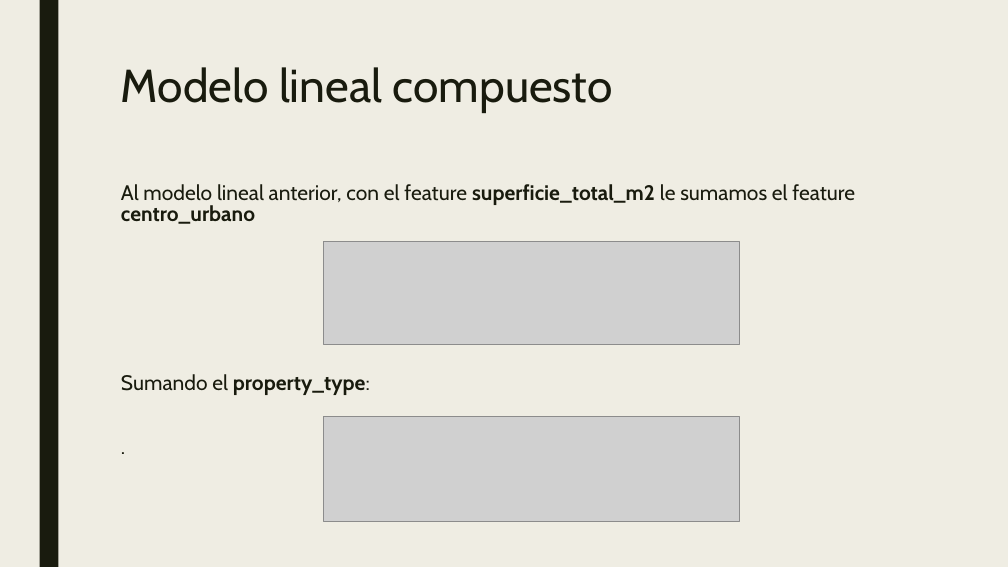
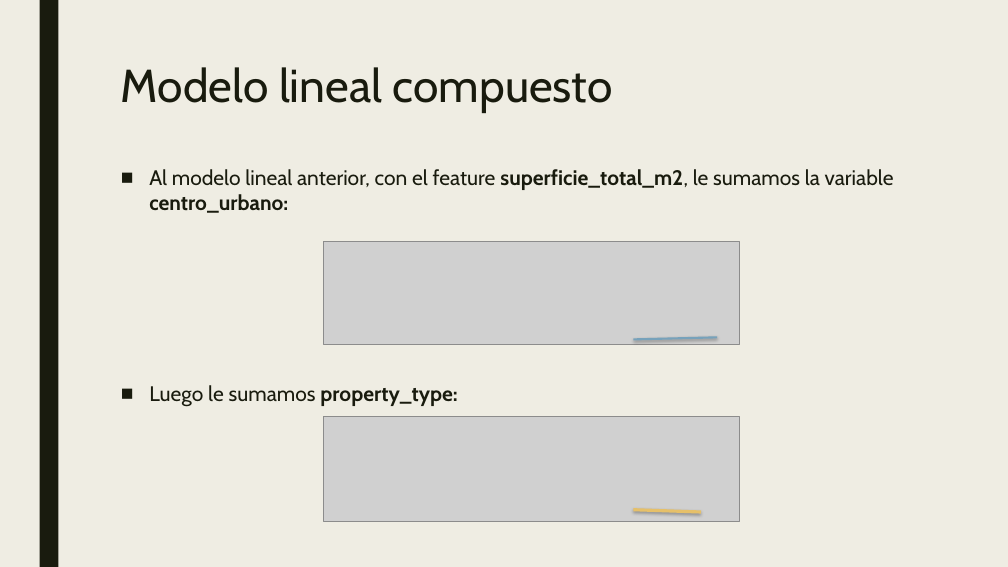
Before and after one commit to varelapablos/Desafio1-G3, a slide deck: slide 11 of Presentación - Desafio 2 - Regresión Lineal Properati.pptx (slide 14 before the commit). Drawn at 1008x567 pixels with LibreOffice and Linux fonts; fonts in the diff are those of the drawing; grey boxes stand for pictures. Boxes give left, top, right and bottom in pixels: in the first picture for what was removed or moved away, otherwise in the second. Text is boxed around its words. In the diff, an @@ line names an element or a change of style, - is before the commit and + after.

```diff
--- a/Presentación - Desafio 2 - Regresión Lineal Properati.pptx
+++ b/Presentación - Desafio 2 - Regresión Lineal Properati.pptx
@@ text at (x1=149, y1=169, x2=894, y2=407): text changed @@
-Al modelo lineal anterior, con el feature superficie_total_m2 le sumamos el feature centro_urbano
-Sumando el property_type:
-.
+■ Al modelo lineal anterior, con el feature superficie_total_m2, le sumamos la variable centro_urbano:
+■ Luego le sumamos property_type:
@@ line added from (634, 340) to (717, 337), #77A2BB 2 pt @@
@@ line added from (634, 510) to (701, 512), #E6C069 3 pt @@
```
Also in this commit, not shown: 11 other slides changed, 3 slides added, 4 slides removed, 1 other file.
